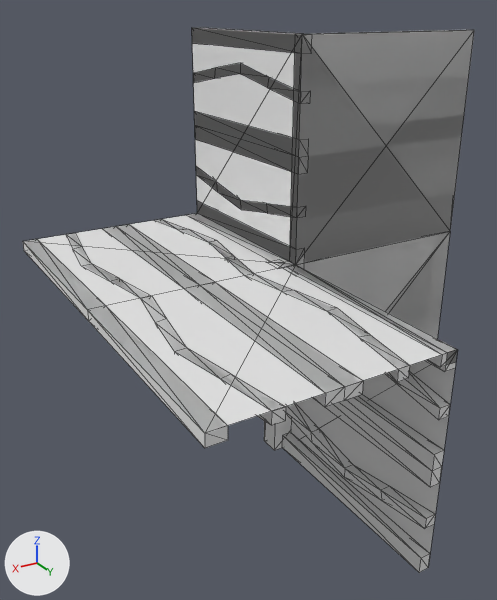
The OBJ model Data/bmc/tiles/t_141.obj: old version first, new version second.
Both versions are drawn from a 50 mm lens placed at (0.869, 1.236, 0.557), pointed at (0.11, -0.029, -0.075). Arrows for +X, +Y and +Z are at lower left; the lights stay in place. Mesh edges are drawn as thin lines. Where no turn or scale is listed for an object, it has been applied to the vertices.

In view in the first picture: 't_141'.
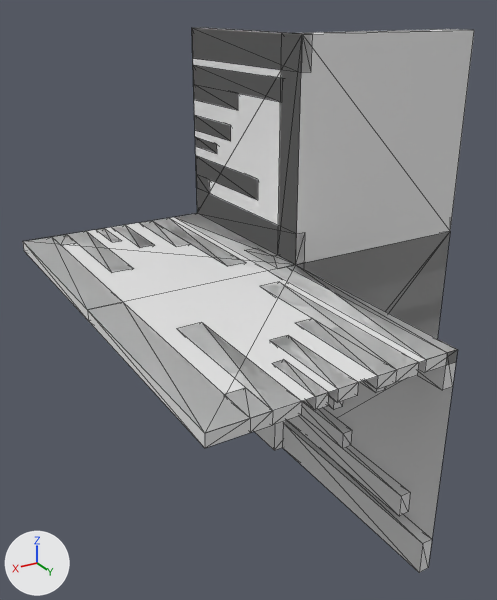
Boxes [x1, y1, x2, y2] around the edits, measured in the pictures (497 x 600 px; the box of a moved part takes in the faces that stretch with it):
part 1 of me_t_141, added
    after: [195, 116, 231, 141]
part 2 of me_t_141, added
    after: [195, 137, 217, 154]
part 3 of me_t_141, added
    after: [328, 396, 343, 409]
part 4 of me_t_141, added
    after: [272, 360, 329, 410]
part 5 of me_t_141, added
    after: [270, 335, 358, 403]
part 6 of me_t_141, rebuilt
    before: [157, 219, 410, 382]
    after: [149, 218, 246, 266]
part 7 of me_t_141, rebuilt
    before: [285, 403, 435, 529]
    after: [287, 401, 410, 516]
part 8 of me_t_141, rebuilt
    before: [193, 63, 310, 104]
    after: [193, 65, 282, 110]
part 9 of me_t_141, added
    after: [260, 283, 419, 389]
part 10 of me_t_141, deleted
    before: [326, 394, 444, 487]
part 11 of me_t_141, deleted
    before: [194, 111, 309, 174]
part 12 of me_t_141, moved or reshaped
    before: [27, 28, 458, 573]
    after: [27, 28, 459, 573]

The edits, one by one:
me_t_141 is used by ob_t_141; location (0.0, 0.0, 0.0).
me_t_141 had 261 vertices, 515 faces and spanned x -0.5..0.5, y -0.5..0.5, z -0.5..0.5.
me_t_141 now has 235 vertices, 421 faces and spans x -0.5..0.5, y -0.5..0.5, z -0.5..0.5.
me_t_141 part 1: a new loose piece, a box spanning x -0.025..0.0, y -0.5..-0.3, z 0.237..0.277.
me_t_141 part 2: a new loose piece, a box spanning x -0.025..0.0, y -0.5..-0.374, z 0.193..0.218.
me_t_141 part 3: a new loose piece, a box spanning x 0.0..0.025, y 0.0..0.2, z -0.277..-0.237.
me_t_141 part 4: a new loose piece, a box spanning x 0.282..0.307, y 0.374..0.5, z -0.025..0.0.
me_t_141 part 5: a new loose piece, a box spanning x 0.223..0.263, y 0.3..0.5, z -0.025..0.0.
me_t_141 part 6: the loose piece of 36 vertices spanning x 0.071..0.138, y -0.5..0.5, z -0.025..0.0 is rebuilt with 14 vertices and now spans x 0.092..0.182, y -0.5..-0.071, z -0.025..0.0.
me_t_141 part 7: the loose piece of 20 vertices spanning x 0.0..0.025, y 0.0..0.5, z -0.429..-0.363 is rebuilt with 14 vertices and now spans x 0.0..0.025, y 0.0..0.429, z -0.408..-0.318.
me_t_141 part 8: the loose piece of 20 vertices spanning x -0.025..0.0, y -0.5..0.0, z 0.363..0.429 is rebuilt with 14 vertices and now spans x -0.025..0.0, y -0.5..-0.071, z 0.318..0.408.
me_t_141 part 9: a new loose piece of 14 vertices spanning x 0.092..0.182, y 0.071..0.5, z -0.025..0.0.
me_t_141 part 10: the loose piece of 12 vertices spanning x 0.0..0.025, y 0.0..0.5, z -0.288..-0.213 is deleted.
me_t_141 part 11: the loose piece of 12 vertices spanning x -0.025..0.0, y -0.5..0.0, z 0.213..0.288 is deleted.
me_t_141 part 12: 133 vertices removed from x -0.5..0.463, y -0.5..0.5, z -0.5..0.5; 87 vertices added at x -0.5..0.425, y -0.5..0.5, z -0.5..0.5.
